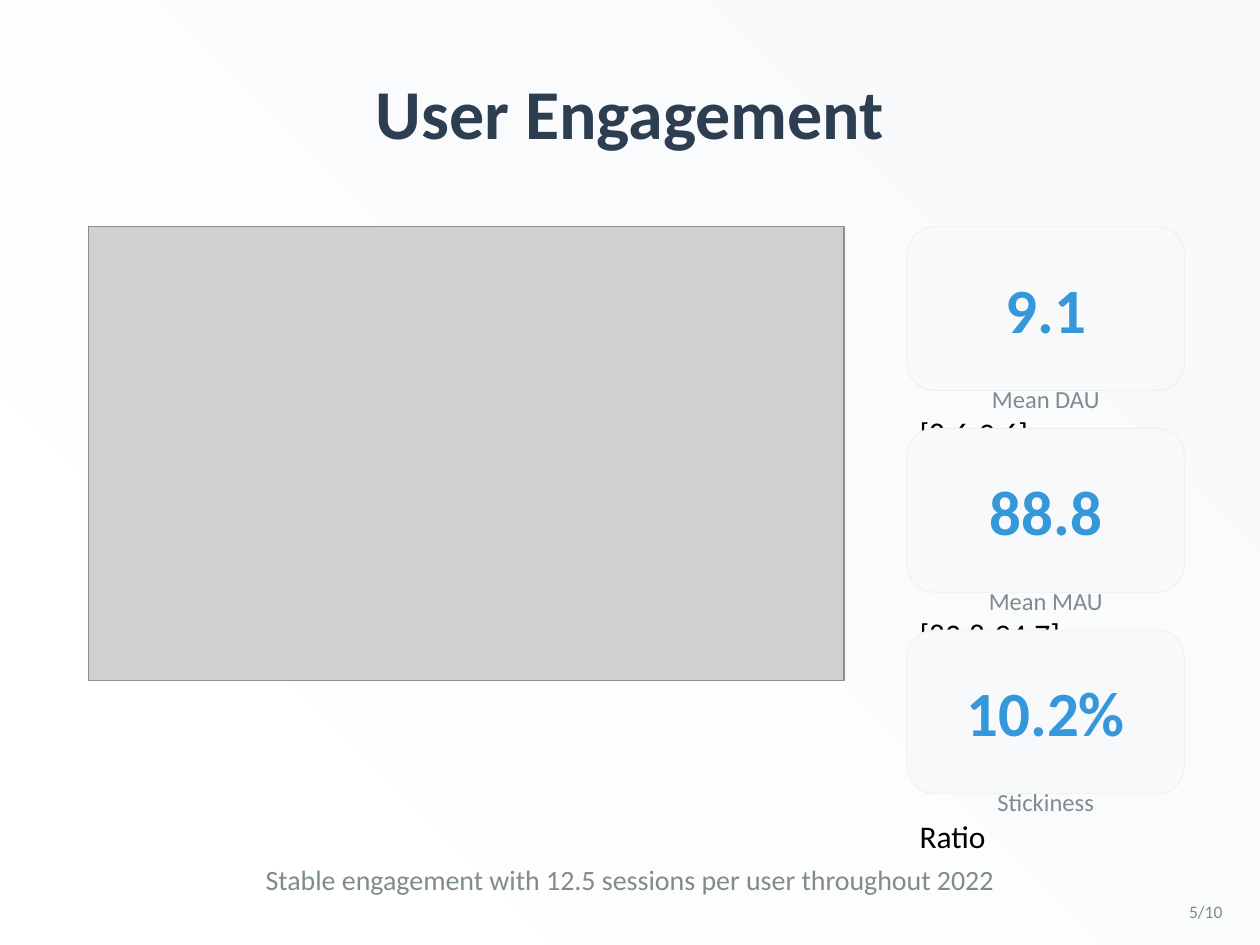
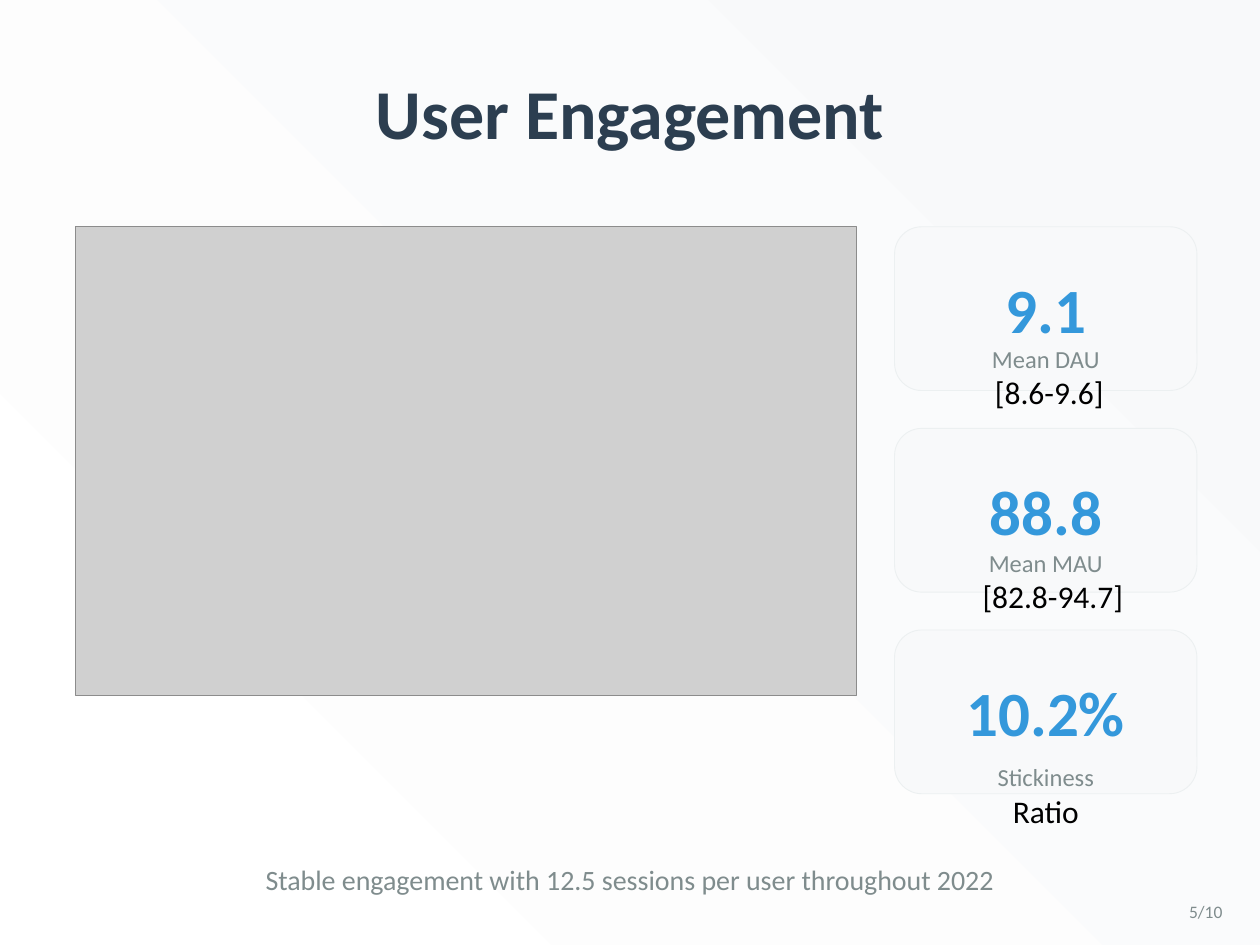
Before and after one commit to yiwei79/GameData_Analysis_Projects, a slide deck: slide 5 of Delivery 1 KPIs/Deliverables/Game_Analytics_Presentation.pptx. Drawn at 1260x945 pixels with LibreOffice and Linux fonts; fonts in the diff are those of the drawing; grey boxes stand for pictures. Boxes give left, top, right and bottom in pixels: in the first picture for what was removed or moved away, otherwise in the second. Text is boxed around its words. In the diff, an @@ line names an element or a change of style, - is before the commit and + after.

```diff
--- a/Delivery 1 KPIs/Deliverables/Game_Analytics_Presentation.pptx
+++ b/Delivery 1 KPIs/Deliverables/Game_Analytics_Presentation.pptx
@@ picture resized from (x1=88, y1=227, x2=844, y2=680) to (x1=76, y1=227, x2=857, y2=696) @@
@@ rounded rectangle resized from (x1=907, y1=227, x2=1184, y2=391) to (x1=895, y1=227, x2=1197, y2=391) @@
@@ text "Mean DAU" moved from (x1=920, y1=392, x2=1099, y2=431) to (x1=992, y1=352, x2=1104, y2=409) @@
@@ text at (x1=995, y1=381, x2=1104, y2=409): alignment left to centre @@
@@ rounded rectangle resized from (x1=907, y1=428, x2=1184, y2=592) to (x1=895, y1=428, x2=1197, y2=592) @@
@@ text "Mean MAU" moved from (x1=920, y1=594, x2=1103, y2=632) to (x1=983, y1=556, x2=1123, y2=613) @@
@@ text at (x1=983, y1=585, x2=1123, y2=613): alignment left to centre @@
@@ rounded rectangle resized from (x1=907, y1=630, x2=1184, y2=794) to (x1=895, y1=630, x2=1197, y2=794) @@
@@ text "Stickiness" moved from (x1=997, y1=794, x2=1093, y2=811) to (x1=998, y1=769, x2=1094, y2=824) @@
@@ text at (x1=1013, y1=801, x2=1079, y2=824): alignment left to centre @@
```
Also in this commit, not shown: 6 other slides changed, 2 other files.
